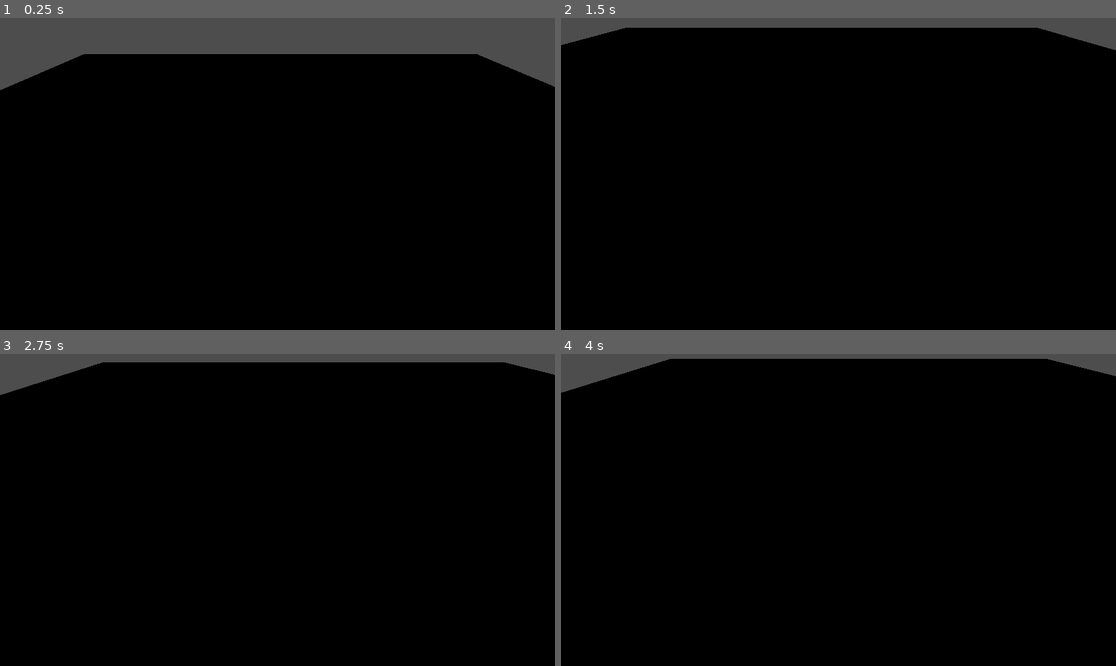
Above: before the commit, frames 1-4 (two rows, left to right).
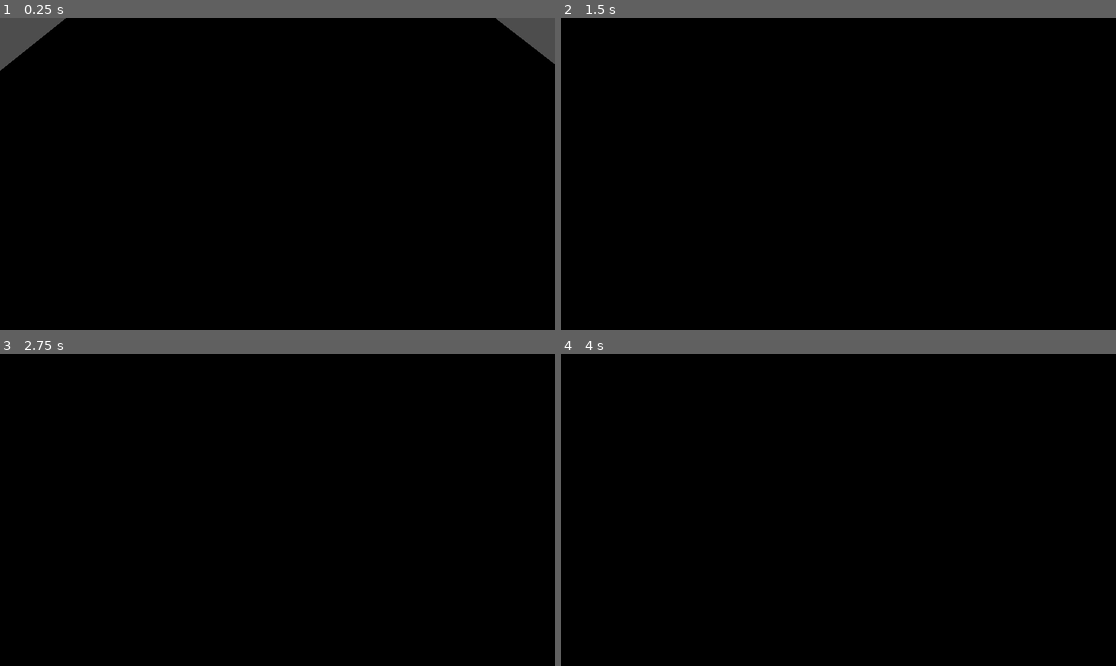
Above: after the commit, the same moments.

Repository: LeadCreep/maze_godot
Game: Godot game, scene res://Scenes/Maze/Maze.tscn
The game is run twice, just before and just after one commit, with the same random seed, the same clock (stepped at 60 frames per second) and the same inputs.
Inputs:
- Up to frame 1 (0.25 s): no input
- Up to frame 2 (1.5 s): hold 2 (TurnRight) 0.53-1.28 s; tap Enter at 1.25 s; hold S (Backward) from 1.28 s (still down)
- Up to frame 3 (2.75 s): tap Space at 2 s; release S (Backward) at 2.03 s; hold 2 (TurnRight) from 2.03 s (still down)
- Up to frame 4 (4 s): release 2 (TurnRight) at 2.78 s; hold W (Forward) 2.78-3.53 s; tap Enter at 3.5 s; hold 1 (TurnLeft) from 3.53 s (still down)

The runs differ from the first frame. In frame 1, 11% of the frame differs, in the area x 0-100%, y 0-24%; in frame 2, 4.0%; in frame 3, 3.8%; in frame 4, 3.0%.

Commit message:
Camera Lerping

Diff:
--- a/Scenes/Prefabs/Joueur.tscn
+++ b/Scenes/Prefabs/Joueur.tscn
@@ -20,7 +20,7 @@
 surface_material_override/0 = SubResource("StandardMaterial3D_bnbce")
 
 [node name="Camera3D" type="Camera3D" parent="."]
-transform = Transform3D(1, 0, 0, 0, 0.707107, 0.707107, 0, -0.707107, 0.707107, 0, 5, 5)
+transform = Transform3D(1, 0, 0, 0, 0.707107, 0.707107, 0, -0.707107, 0.707107, 0, 8, 5)
 
 [node name="RayCast3D" type="RayCast3D" parent="."]
 transform = Transform3D(1, 0, 0, 0, -4.37114e-08, -1, 0, 1, -4.37114e-08, 0, 0.5, 0)
--- a/Scripts/player.gd
+++ b/Scripts/player.gd
@@ -8,7 +8,16 @@
 var gravity = ProjectSettings.get_setting("physics/3d/default_gravity")
 
 @onready var camera = $Camera3D
+var camera_height = 8
 var camera_pos = 0
+var camera_lerp_time = 0
+var camera_lerping = false
+var camera_start = Vector3(0,camera_height,5)
+var camera_end = Vector3(0,camera_height,5)
+
+func _ready():
+	camera.look_at(position)
+	camera.position.y = camera_height
 
 func get_move_input(delta):
 	var vy = velocity.y
@@ -21,52 +30,70 @@
 func _physics_process(delta):
 	velocity.y += -gravity * delta
 	get_move_input(delta)
-	if (Input.is_action_just_pressed("TurnLeft")):
-		move_camera(true)
-	elif (Input.is_action_just_pressed("TurnRight")):
-		move_camera(false)
+	if (!camera_lerping):
+		if (Input.is_action_just_pressed("TurnLeft")):
+			move_camera(true)
+		elif (Input.is_action_just_pressed("TurnRight")):
+			move_camera(false)
+	else:
+		if (camera_end == camera.position):
+			camera_lerping = false
+			camera_lerp_time = 0
+			camera_start = camera_end
+		elif (leave_body_protection(camera.position)):
+			camera.position = camera_end
+			camera_lerping = false
+			camera_lerp_time = 0
+			camera_start = camera_end
+		else:
+			lerp_camera(camera_start, camera_end, delta)
+		camera.look_at(position)
+	#print(camera.position)
 	move_and_slide()
+
+## Bouge la camera vers end en partant de start, deux Vecteur3
+func lerp_camera(start, end, delta):
+	camera_lerp_time += delta
+	camera.position = start.lerp(end, camera_lerp_time)
+
+func leave_body_protection(pos):
+	if (pos.x > 5 or pos.x < -5):
+		return true
+	if (pos.z > 5 or pos.z < -5):
+		return true
+	return false
 
 ## Bouge la caméra vers la gauche ou la droite
 ## du joueur, dépend du booléen donnée en paramètre
 ## [(0,5), (5,0), (0,-5), (-5,0)]
 func move_camera(left):
 	if (left):
-		camera.rotate_y(deg_to_rad(-90))
 		match camera_pos:
 			0:
-				camera.position.x = -5
-				camera.position.z = 0
+				camera_end = Vector3(-5, camera_height, 0)
 				camera_pos = 3
 			3:
-				camera.position.x = 0
-				camera.position.z = -5
+				camera_end = Vector3(0, camera_height, -5)
 				camera_pos = 2
 			2:
-				camera.position.x = 5
-				camera.position.z = 0
+				camera_end = Vector3(5, camera_height, 0)
 				camera_pos = 1
 			1:
-				camera.position.x = 0
-				camera.position.z = 5
+				camera_end = Vector3(0, camera_height, 5)
 				camera_pos = 0
 		#print(str(camera.position.x), " ", str(camera.position.z), " ", str(camera_pos))
 	else:
-		camera.rotate_y(deg_to_rad(90))
 		match camera_pos:
 			0:
-				camera.position.x = 5
-				camera.position.z = 0
+				camera_end = Vector3(5, camera_height, 0)
 				camera_pos = 1
 			1:
-				camera.position.x = 0
-				camera.position.z = -5
+				camera_end = Vector3(0, camera_height, -5)
 				camera_pos = 2
 			2:
-				camera.position.x = -5
-				camera.position.z = 0
+				camera_end = Vector3(-5, camera_height, 0)
 				camera_pos = 3
 			3:
-				camera.position.x = 0
-				camera.position.z = 5
+				camera_end = Vector3(0, camera_height, 5)
 				camera_pos = 0
+	camera_lerping = true
